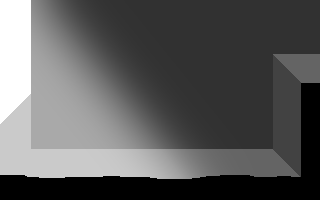
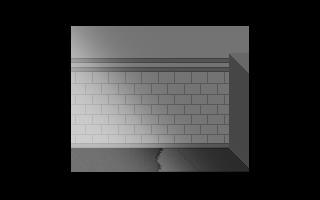
Comparing the layer stacks of the two 320×200 images. Changes:
added layer "Layer #2" above "Layer #1" over [0, 0, 320, 179]
"Layer #1": opacity 100% → 94%, painted on it over [0, 0, 320, 179]
painted on "Layer" over [0, 0, 320, 179]
